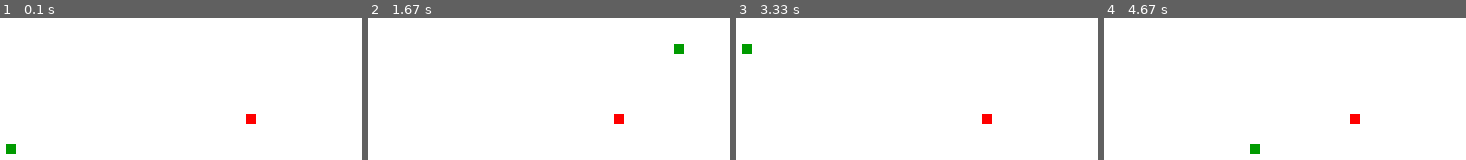
Above: before the commit, frames 1-4 (left to right).
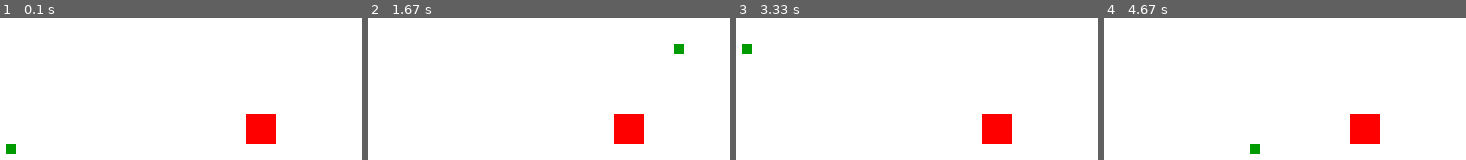
Above: after the commit, the same moments.

Repository: ravenusmc/Learn_Pygame
Game: pygame game, started from main.py
The game is run twice, just before and just after one commit, with the same random seed, the same clock (stepped at 60 frames per second) and the same inputs.
Inputs:
- Up to frame 1 (0.1 s): no input
- Up to frame 2 (1.67 s): hold Right 0.33-0.8 s; hold Up 0.83-1.13 s; hold Right 1.17-1.63 s
- Up to frame 3 (3.33 s): hold Left 1.67-2.2 s; hold Down 2.23-2.53 s; hold Left 2.57-2.97 s; hold Up from 3 s (still down)
- Up to frame 4 (4.67 s): release Up at 3.37 s; hold Right 3.4-4.03 s; hold Down 4.07-4.43 s; hold Left from 4.47 s (still down)

The runs differ from the first frame. In frame 1, 1.6% of the frame differs, in the area x 67-77%, y 67-89%; in frame 2, 1.6%; in frame 3, 1.6%; in frame 4, 1.6%.

Commit message:
Added functionality to change thickness of the apple.

Diff:
--- a/main.py
+++ b/main.py
@@ -90,8 +90,11 @@
         lead_x += lead_x_change
         lead_y += lead_y_change
         gameDisplay.fill(white)
+
+
+        AppleThickness = 30
         #Apple line
-        pygame.draw.rect(gameDisplay, red, [randAppleX , randAppleY, block_size, block_size])
+        pygame.draw.rect(gameDisplay, red, [randAppleX , randAppleY, AppleThickness, AppleThickness])
 
         snakeHead = []
         snakeHead.append(lead_x)
@@ -108,10 +111,17 @@
         snake(block_size, snakeList)
         pygame.display.update()
 
-        if lead_x == randAppleX and lead_y == randAppleY:
-            randAppleX = round(random.randrange(0, display_width - block_size) /10.0)* 10.0
-            randAppleY = round(random.randrange(0, display_height - block_size)/ 10.0) * 10.0
-            snakeLength += 1
+##        if lead_x == randAppleX and lead_y == randAppleY:
+##            randAppleX = round(random.randrange(0, display_width - block_size) /10.0)* 10.0
+##            randAppleY = round(random.randrange(0, display_height - block_size)/ 10.0) * 10.0
+##            snakeLength += 1
+
+        if lead_x >= randAppleX and lead_x <= randAppleX + AppleThickness:
+            if lead_y >= randAppleY and lead_y <= randAppleY + AppleThickness:
+                randAppleX = round(random.randrange(0, display_width - block_size) /10.0)* 10.0
+                randAppleY = round(random.randrange(0, display_height - block_size)/ 10.0) * 10.0
+                snakeLength += 1
+
 
         clock.tick(FPS)
 
